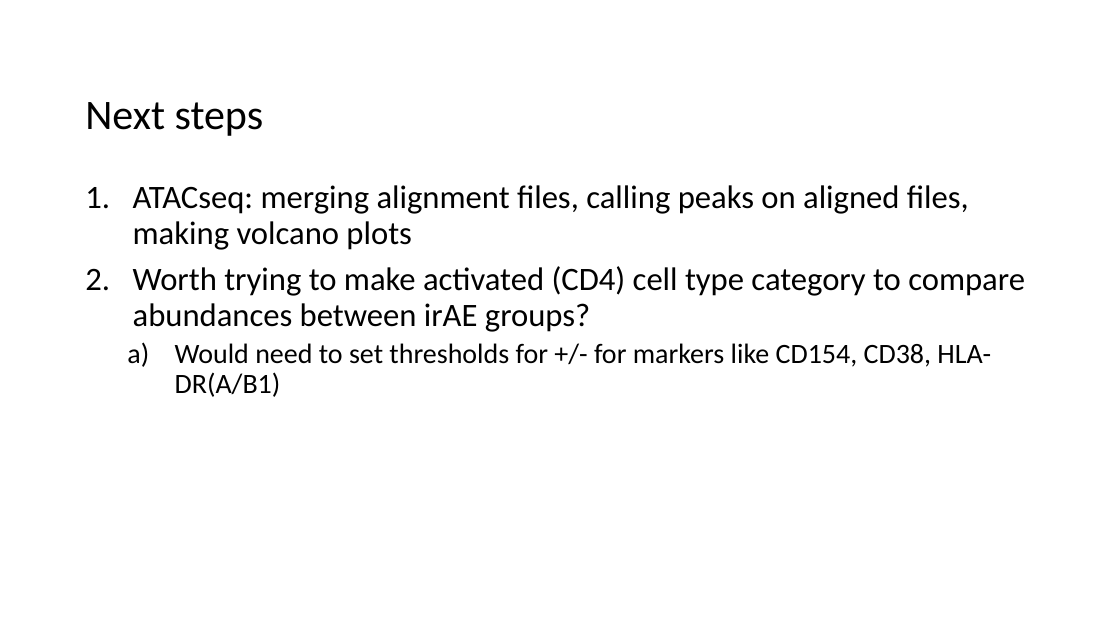
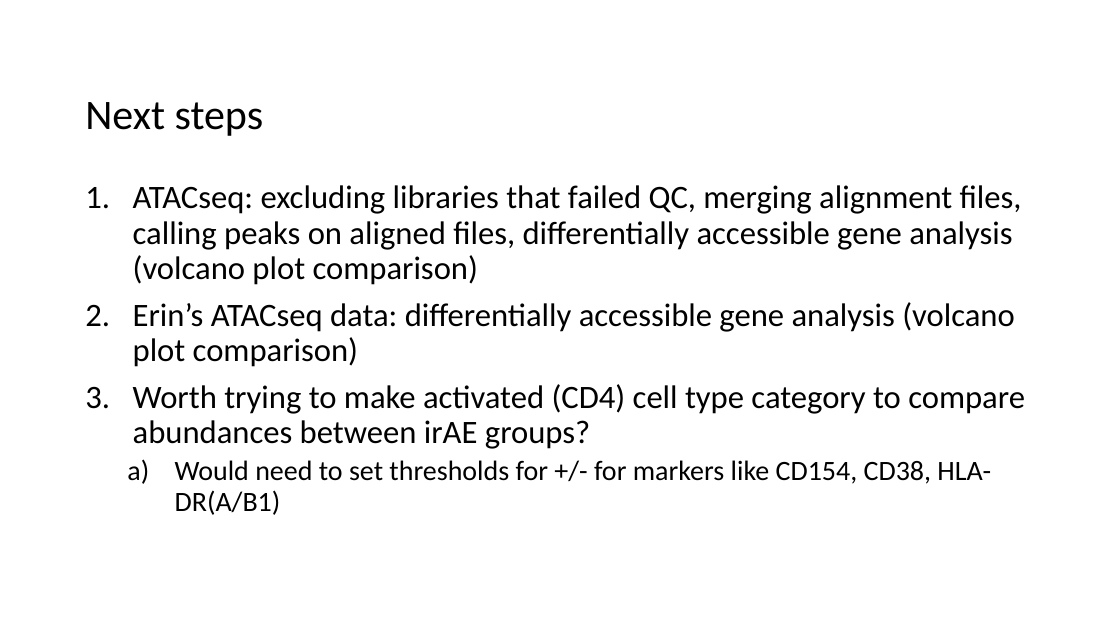
Before and after one commit to tybottorff/bottorffdocs, a slide deck: slide 14 of presentations/weekly_meetings/4_4_24.pptx. Drawn at 1120x630 pixels with LibreOffice and Linux fonts; fonts in the diff are those of the drawing. Boxes give left, top, right and bottom in pixels: in the first picture for what was removed or moved away, otherwise in the second. Text is boxed around its words. In the diff, an @@ line names an element or a change of style, - is before the commit and + after.

```diff
--- a/presentations/weekly_meetings/4_4_24.pptx
+++ b/presentations/weekly_meetings/4_4_24.pptx
@@ text at (x1=133, y1=185, x2=1022, y2=367): text changed @@
-1. ATACseq: merging alignment files, calling peaks on aligned files, making volcano plots
+1. ATACseq: excluding libraries that failed QC, merging alignment files, calling peaks on aligned files, differentially accessible gene analysis (volcano plot comparison)
+2. Erin’s ATACseq data: differentially accessible gene analysis (volcano plot comparison)
```
Also in this commit, not shown: 2 other slides changed.
